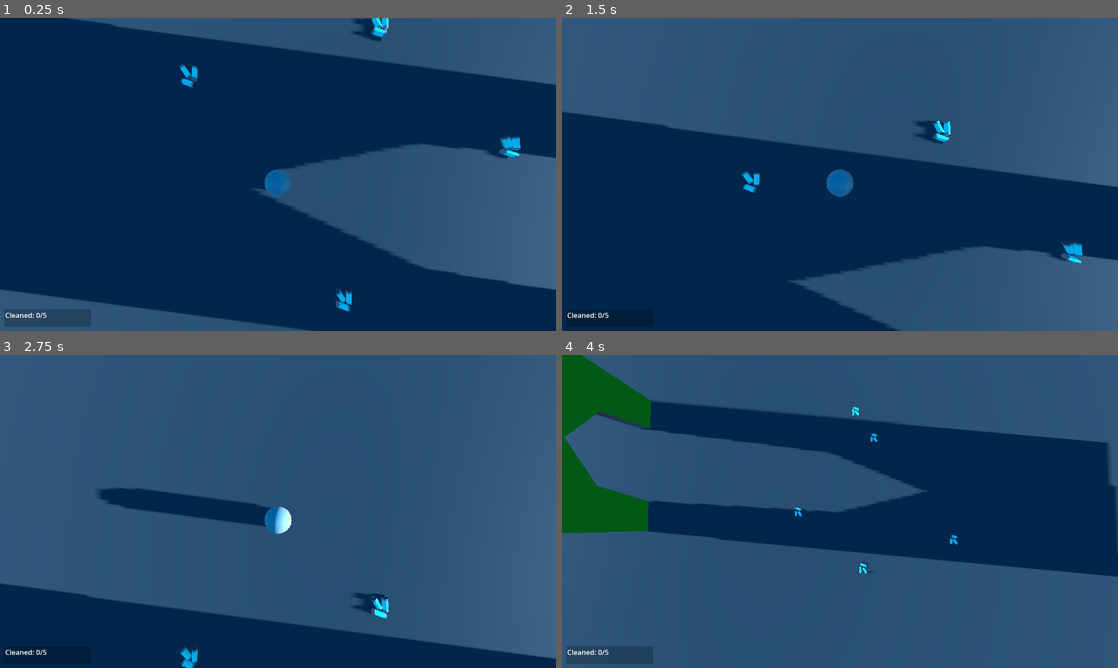
Above: before the commit, frames 1-4 (two rows, left to right).
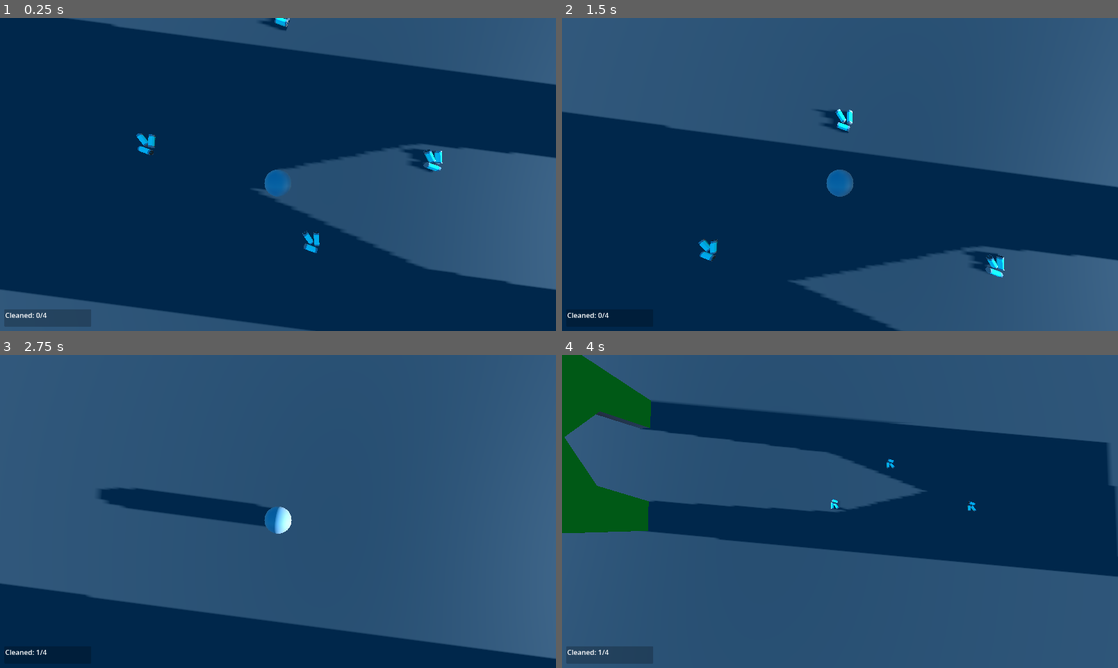
Above: after the commit, the same moments.

Repository: JustDavide/JanitorDemo
Game: Godot game, scene res://scenes/main.tscn
The game is run twice, just before and just after one commit, with the same random seed, the same clock (stepped at 60 frames per second) and the same inputs.
Inputs (mouse positions are in pixels of both pictures, inside the frame that each line leads up to):
- Up to frame 1 (0.25 s): no input
- Up to frame 2 (1.5 s): tap Enter at 0.5 s; move the mouse to (867, 174) at 0.52 s; hold W (Forwards) from 0.53 s (still down); tap E (Interact) at 0.6, 1.35 s; tap Space (Jump) at 0.77 s; move the mouse to (812, 174) at 1.27 s
- Up to frame 3 (2.75 s): keep holding W (Forwards); tap Space (Jump) at 1.52 s; move the mouse to (289, 505) at 2.02 s; click (289, 505) at 2.1 s; tap E (Interact) at 2.3 s
- Up to frame 4 (4 s): keep holding W (Forwards); move the mouse to (834, 517) at 2.77 s; tap Shift (Run) at 2.85 s; tap Space (Jump) at 3.02, 3.77 s; tap E (Interact) at 3.05, 3.8 s; move the mouse to (878, 514) at 3.52 s; tap Ctrl (SwitchCamera) at 3.6 s

The runs differ from the first frame. In frame 1, 1.6% of the frame differs, in the area x 7-94%, y 0-96%; in frame 2, 1.4%; in frame 3, 0.5%; in frame 4, 0.3%.

Commit message:
Deleted old Raycast
The old raycast was firing with the new pickup system so it was causing a crash sometimes. Now it's just the new system

Diff:
--- a/scenes/Player.tscn
+++ b/scenes/Player.tscn
@@ -2,7 +2,6 @@
 
 [ext_resource type="Script" uid="uid://cwssoo2wyi8b4" path="res://scripts/CharacterController.gd" id="1_rpqav"]
 [ext_resource type="Script" uid="uid://beyhpser1dmet" path="res://scripts/debug.gd" id="2_kyqiw"]
-[ext_resource type="Script" uid="uid://bdsvht8sbc852" path="res://scripts/clean.gd" id="3_mdl7e"]
 [ext_resource type="Script" uid="uid://b1avdn5xhfwhc" path="res://scripts/CleanProgress.gd" id="5_qu4a1"]
 
 [sub_resource type="CapsuleMesh" id="CapsuleMesh_q4ygm"]
@@ -98,11 +97,6 @@
 text = "PLACEHOLDER"
 script = ExtResource("5_qu4a1")
 
-[node name="CleanRayCast" type="RayCast3D" parent="." unique_id=1736759165]
-transform = Transform3D(1, 0, 0, 0, 1.4814045, 0, 0, 0, 0.9646299, 0, -0.16248244, 0.03970629)
-collision_mask = 2
-script = ExtResource("3_mdl7e")
-
 [node name="Area3D" type="Area3D" parent="." unique_id=2046823731]
 
 [node name="CollisionShape3D" type="CollisionShape3D" parent="Area3D" unique_id=2122494127]
--- a/scenes/main.tscn
+++ b/scenes/main.tscn
@@ -91,17 +91,14 @@
 [node name="DebugCamera" type="Camera3D" parent="." unique_id=1474081982]
 transform = Transform3D(-0.99922913, -0.039173663, 0.002601901, -1.2880135e-08, 0.06627392, 0.99780154, -0.03925994, 0.9970322, -0.06622282, 1.4422541, 19.922709, 0)
 
-[node name="BunchOfCans2" parent="." unique_id=24624919 instance=ExtResource("2_0wfyh")]
-transform = Transform3D(1, 0, 0, 0, 1, 0, 0, 0, 1, -0.43894005, 0.70289147, -4.164132)
+[node name="BunchOfCans" parent="." unique_id=24624919 instance=ExtResource("2_0wfyh")]
+transform = Transform3D(1, 0, 0, 0, 1, 0, 0, 0, 1, -10.96184, 0.70289195, 1.162344)
 
-[node name="BunchOfCans3" parent="." unique_id=439961585 instance=ExtResource("2_0wfyh")]
-transform = Transform3D(1, 0, 0, 0, 1, 0, 0, 0, 1, -0.43894005, 0.70289147, 10.887475)
+[node name="BunchOfCans2" parent="." unique_id=120639269 instance=ExtResource("2_0wfyh")]
+transform = Transform3D(1, 0, 0, 0, 1, 0, 0, 0, 1, -3.5256305, 0.70289195, 5.5621433)
 
-[node name="BunchOfCans4" parent="." unique_id=1681616970 instance=ExtResource("2_0wfyh")]
-transform = Transform3D(1, 0, 0, 0, 1, 0, 0, 0, 1, -9.0228615, 0.70289147, -1.8786173)
+[node name="BunchOfCans3" parent="." unique_id=569887194 instance=ExtResource("2_0wfyh")]
+transform = Transform3D(1, 0, 0, 0, 1, 0, 0, 0, 1, 1.9643869, 0.70289195, 1.8932772)
 
-[node name="BunchOfCans5" parent="." unique_id=1251645429 instance=ExtResource("2_0wfyh")]
-transform = Transform3D(1, 0, 0, 0, 1, 0, 0, 0, 1, 5.4316826, 0.70289147, 1.272049)
-
-[node name="BunchOfCans6" parent="." unique_id=1003491026 instance=ExtResource("2_0wfyh")]
-transform = Transform3D(1, 0, 0, 0, 1, 0, 0, 0, 1, -2.071334, 0.70289147, 8.170263)
+[node name="BunchOfCans4" parent="." unique_id=429383984 instance=ExtResource("2_0wfyh")]
+transform = Transform3D(1, 0, 0, 0, 1, 0, 0, 0, 1, -4.8361015, 0.70289195, -4.661441)
--- a/scripts/clean.gd
+++ /dev/null
@@ -1,15 +0,0 @@
-extends RayCast3D
-
-func _process(_delta: float) -> void:
-	if is_colliding():
-		var hit = get_collider()
-		if Input.is_action_just_pressed("Interact"):
-			stuff_cleaned(hit)
-
-func stuff_cleaned(cleaned):
-	var cans = cleaned.get_parent()
-
-	if cans.has_method("clean"):
-		cans.clean()
-	else:
-		push_error("This trash does not have the clean method. Name: " + cleaned.name)
Not shown, removed: scripts/clean.gd.uid
